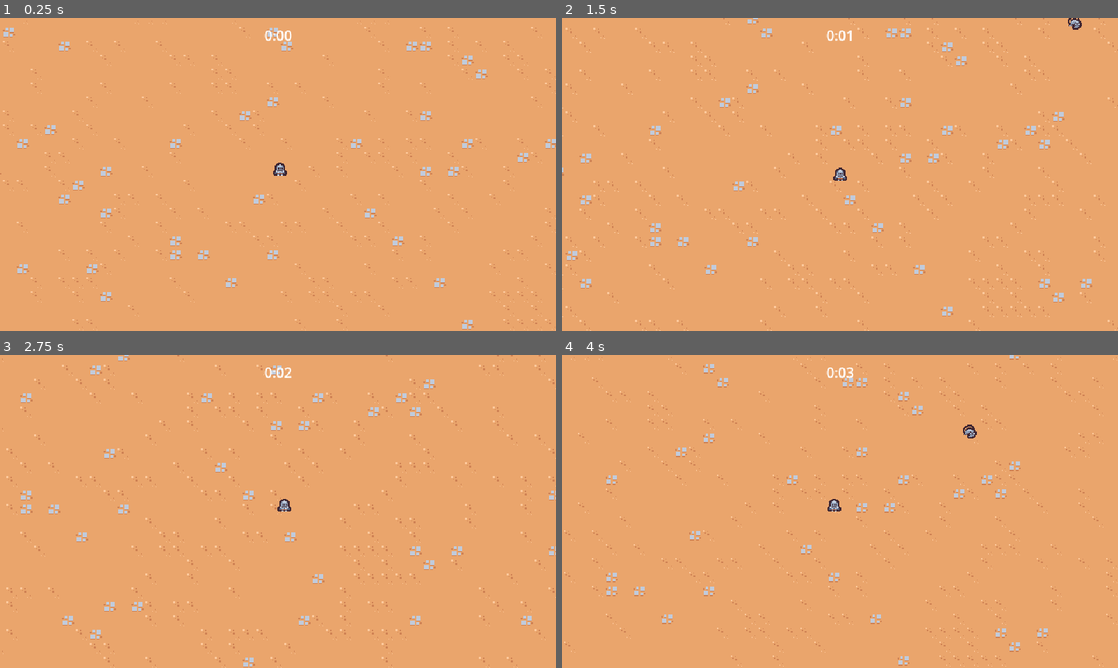
Above: before the commit, frames 1-4 (two rows, left to right).
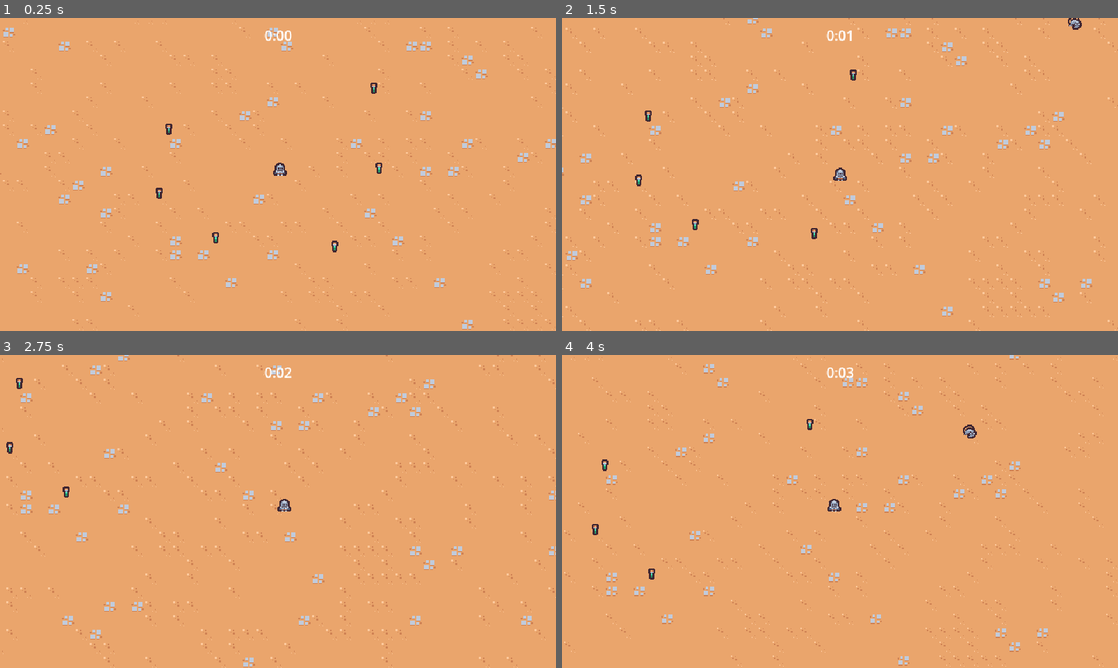
Above: after the commit, the same moments.

Repository: dsxksss/2d_survivors_game
Game: Godot game, scene res://scenes/main/main.tscn
Same seed, same stepped clock (60 frames per second), same inputs: the game is played once before the commit and once after it.
Inputs:
- Up to frame 1 (0.25 s): no input
- Up to frame 2 (1.5 s): hold D (move_right) 0.53-1.28 s; hold S (move_down) from 1.28 s (still down)
- Up to frame 3 (2.75 s): release S (move_down) at 2.03 s; hold D (move_right) from 2.03 s (still down)
- Up to frame 4 (4 s): release D (move_right) at 2.78 s; hold W (move_up) 2.78-3.53 s; hold A (move_left) from 3.53 s (still down)

The runs differ from the first frame. In frame 1, 0.2% of the frame differs, in the area x 28-69%, y 20-75%; in frame 2, 0.2%; in frame 3, 0.1%; in frame 4, 0.1%.

Commit message:
修改项目结构 添加经验药瓶场景

Diff:
--- a/project.godot
+++ b/project.godot
@@ -56,6 +56,7 @@
 2d_render/layer_2="Player"
 2d_render/layer_3="Enemy"
 2d_render/layer_4="EnemyCollision"
+2d_render/layer_5="PlayerPacks"
 
 [rendering]
 
--- a/scenes/ability/sword_ability_controller/sword_ability_controller.tscn
+++ /dev/null
@@ -1,11 +0,0 @@
-[gd_scene load_steps=3 format=3 uid="uid://du541alhheet6"]
-
-[ext_resource type="Script" path="res://scenes/ability/sword_ability_controller/Sword_ability_controller.gd" id="1_d6k1u"]
-[ext_resource type="PackedScene" uid="uid://b2f5c87rc6fml" path="res://scenes/ability/sword_ability/sword_ability.tscn" id="2_6aaan"]
-
-[node name="Sword_ability_controller" type="Node"]
-script = ExtResource("1_d6k1u")
-sword_ability = ExtResource("2_6aaan")
-
-[node name="Timer" type="Timer" parent="."]
-autostart = true
--- a/scenes/game_camera/game_camera.tscn
+++ /dev/null
@@ -1,6 +0,0 @@
-[gd_scene load_steps=2 format=3 uid="uid://y4r7rypokiv2"]
-
-[ext_resource type="Script" path="res://scenes/game_camera/game_camera.gd" id="1_ewl2c"]
-
-[node name="GameCamera" type="Camera2D"]
-script = ExtResource("1_ewl2c")
--- a/scenes/main/main.tscn
+++ b/scenes/main/main.tscn
@@ -1,11 +1,12 @@
-[gd_scene load_steps=7 format=3 uid="uid://5pg11hyyhkp8"]
+[gd_scene load_steps=8 format=3 uid="uid://2jf8jy0e6hiv"]
 
 [ext_resource type="TileSet" uid="uid://c8nntdqurgr76" path="res://resources/tileset.tres" id="1_3xden"]
-[ext_resource type="PackedScene" uid="uid://eufgj6i2hhyj" path="res://scenes/manager/enemy_manager.tscn" id="1_8x44o"]
-[ext_resource type="PackedScene" uid="uid://y4r7rypokiv2" path="res://scenes/game_camera/game_camera.tscn" id="1_f8p8c"]
-[ext_resource type="PackedScene" uid="uid://bwqgw4diqg5wb" path="res://scenes/player/player.tscn" id="1_g6k1y"]
+[ext_resource type="PackedScene" path="res://scenes/manager/enemy_manager.tscn" id="1_8x44o"]
+[ext_resource type="PackedScene" path="res://scenes/world_objects/game_camera/game_camera.tscn" id="1_f8p8c"]
+[ext_resource type="PackedScene" uid="uid://26koiy148bea" path="res://scenes/world_objects/player/player.tscn" id="1_g6k1y"]
 [ext_resource type="PackedScene" uid="uid://ycrw38mfkcdc" path="res://scenes/ui/arena_time_ui.tscn" id="1_ju70t"]
 [ext_resource type="PackedScene" uid="uid://bto1t1cy4lvye" path="res://scenes/manager/arena_time_manager.tscn" id="2_1w2os"]
+[ext_resource type="PackedScene" uid="uid://mx34fyqal4h2" path="res://scenes/world_objects/player_packs/experience/experience_vial.tscn" id="7_5ebwg"]
 
 [node name="Main" type="Node"]
 
@@ -25,3 +26,21 @@
 
 [node name="Player" parent="." instance=ExtResource("1_g6k1y")]
 position = Vector2(336, 189)
+
+[node name="ExperienceVial" parent="." instance=ExtResource("7_5ebwg")]
+position = Vector2(208, 135)
+
+[node name="ExperienceVial2" parent="." instance=ExtResource("7_5ebwg")]
+position = Vector2(197, 209)
+
+[node name="ExperienceVial3" parent="." instance=ExtResource("7_5ebwg")]
+position = Vector2(262, 260)
+
+[node name="ExperienceVial4" parent="." instance=ExtResource("7_5ebwg")]
+position = Vector2(399, 270)
+
+[node name="ExperienceVial5" parent="." instance=ExtResource("7_5ebwg")]
+position = Vector2(444, 88)
+
+[node name="ExperienceVial6" parent="." instance=ExtResource("7_5ebwg")]
+position = Vector2(450, 180)
--- a/scenes/manager/enemy_manager.tscn
+++ b/scenes/manager/enemy_manager.tscn
@@ -1,7 +1,7 @@
-[gd_scene load_steps=3 format=3 uid="uid://eufgj6i2hhyj"]
+[gd_scene load_steps=3 format=3]
 
 [ext_resource type="Script" path="res://scenes/manager/enemy_manager.gd" id="1_lbvdu"]
-[ext_resource type="PackedScene" uid="uid://do7ga4qcfodaj" path="res://scenes/basic_enemy/basic_enemy.tscn" id="2_qdleu"]
+[ext_resource type="PackedScene" path="res://scenes/world_objects/basic_enemy/basic_enemy.tscn" id="2_qdleu"]
 
 [node name="EnemyManager" type="Node"]
 script = ExtResource("1_lbvdu")
--- a/scenes/player/player.tscn
+++ /dev/null
@@ -1,25 +0,0 @@
-[gd_scene load_steps=5 format=3 uid="uid://bwqgw4diqg5wb"]
-
-[ext_resource type="Script" path="res://scenes/player/player.gd" id="1_q8u5i"]
-[ext_resource type="Texture2D" uid="uid://dng1v6ewdpv6s" path="res://scenes/player/player.png" id="2_mo48k"]
-[ext_resource type="PackedScene" uid="uid://du541alhheet6" path="res://scenes/ability/sword_ability_controller/sword_ability_controller.tscn" id="2_uy0eo"]
-
-[sub_resource type="CircleShape2D" id="CircleShape2D_6wpu3"]
-radius = 5.0
-
-[node name="Player" type="CharacterBody2D" groups=["player"]]
-collision_layer = 0
-motion_mode = 1
-script = ExtResource("1_q8u5i")
-
-[node name="AbilityManager" type="Node" parent="."]
-
-[node name="Sword_ability_controller" parent="AbilityManager" instance=ExtResource("2_uy0eo")]
-
-[node name="Sprite2D" type="Sprite2D" parent="."]
-texture = ExtResource("2_mo48k")
-offset = Vector2(0, -8)
-
-[node name="CollisionShape2D" type="CollisionShape2D" parent="."]
-position = Vector2(0, -5)
-shape = SubResource("CircleShape2D_6wpu3")
--- a/scenes/basic_enemy/basic_enemy.gd
+++ b/scenes/world_objects/basic_enemy/basic_enemy.gd
@@ -5,7 +5,7 @@
 
 # Called when the node enters the scene tree for the first time.
 func _ready() -> void:
-	# 单物体被接触时触发
+	# 当物体被接触时触发
 	$Area2D.area_entered.connect(on_area_entered)
 
 # Called every frame. 'delta' is the elapsed time since the previous frame.
--- a/scenes/basic_enemy/basic_enemy.tscn
+++ b/scenes/world_objects/basic_enemy/basic_enemy.tscn
@@ -1,7 +1,7 @@
-[gd_scene load_steps=5 format=3 uid="uid://do7ga4qcfodaj"]
+[gd_scene load_steps=5 format=3]
 
-[ext_resource type="Script" path="res://scenes/basic_enemy/basic_enemy.gd" id="1_3lmka"]
-[ext_resource type="Texture2D" uid="uid://cqlgmay72ut5o" path="res://scenes/basic_enemy/basic_enemy.png" id="1_b4xjq"]
+[ext_resource type="Script" path="res://scenes/world_objects/basic_enemy/basic_enemy.gd" id="1_3lmka"]
+[ext_resource type="Texture2D" uid="uid://cqlgmay72ut5o" path="res://scenes/world_objects/basic_enemy/basic_enemy.png" id="1_b4xjq"]
 
 [sub_resource type="CircleShape2D" id="CircleShape2D_561w6"]
 radius = 12.0
--- /dev/null
+++ b/scenes/world_objects/game_camera/game_camera.tscn
@@ -0,0 +1,6 @@
+[gd_scene load_steps=2 format=3]
+
+[ext_resource type="Script" path="res://scenes/world_objects/game_camera/game_camera.gd" id="1_ewl2c"]
+
+[node name="GameCamera" type="Camera2D"]
+script = ExtResource("1_ewl2c")
--- a/scenes/ability/sword_ability/sword_ability.tscn
+++ b/scenes/world_objects/player/ability/sword_ability/sword_ability.tscn
@@ -1,6 +1,6 @@
-[gd_scene load_steps=6 format=3 uid="uid://b2f5c87rc6fml"]
+[gd_scene load_steps=6 format=3]
 
-[ext_resource type="Texture2D" uid="uid://dorxkk6k8fips" path="res://scenes/ability/sword_ability/sword.png" id="1_8crbj"]
+[ext_resource type="Texture2D" uid="uid://dorxkk6k8fips" path="res://scenes/world_objects/player/ability/sword_ability/sword.png" id="1_8crbj"]
 
 [sub_resource type="Animation" id="Animation_mmnq3"]
 length = 0.001
--- /dev/null
+++ b/scenes/world_objects/player/ability/sword_ability_controller/sword_ability_controller.tscn
@@ -0,0 +1,11 @@
+[gd_scene load_steps=3 format=3]
+
+[ext_resource type="Script" path="res://scenes/world_objects/player/ability/sword_ability_controller/Sword_ability_controller.gd" id="1_d6k1u"]
+[ext_resource type="PackedScene" path="res://scenes/world_objects/player/ability/sword_ability/sword_ability.tscn" id="2_6aaan"]
+
+[node name="Sword_ability_controller" type="Node"]
+script = ExtResource("1_d6k1u")
+sword_ability = ExtResource("2_6aaan")
+
+[node name="Timer" type="Timer" parent="."]
+autostart = true
--- /dev/null
+++ b/scenes/world_objects/player/player.tscn
@@ -0,0 +1,36 @@
+[gd_scene load_steps=6 format=3 uid="uid://26koiy148bea"]
+
+[ext_resource type="Script" path="res://scenes/world_objects/player/player.gd" id="1_mnu8h"]
+[ext_resource type="PackedScene" path="res://scenes/world_objects/player/ability/sword_ability_controller/sword_ability_controller.tscn" id="2_ch5ye"]
+[ext_resource type="Texture2D" uid="uid://dng1v6ewdpv6s" path="res://scenes/world_objects/player/player.png" id="3_1gk0b"]
+
+[sub_resource type="CircleShape2D" id="CircleShape2D_lct66"]
+radius = 25.0
+
+[sub_resource type="CircleShape2D" id="CircleShape2D_6wpu3"]
+radius = 5.0
+
+[node name="Player" type="CharacterBody2D" groups=["player"]]
+collision_layer = 0
+motion_mode = 1
+script = ExtResource("1_mnu8h")
+
+[node name="AbilityManager" type="Node" parent="."]
+
+[node name="Sword_ability_controller" parent="AbilityManager" instance=ExtResource("2_ch5ye")]
+
+[node name="Area2D" type="Area2D" parent="."]
+position = Vector2(0, -5)
+collision_layer = 16
+collision_mask = 0
+
+[node name="CollisionShape2D" type="CollisionShape2D" parent="Area2D"]
+shape = SubResource("CircleShape2D_lct66")
+
+[node name="Sprite2D" type="Sprite2D" parent="."]
+texture = ExtResource("3_1gk0b")
+offset = Vector2(0, -8)
+
+[node name="CollisionShape2D" type="CollisionShape2D" parent="."]
+position = Vector2(0, -5)
+shape = SubResource("CircleShape2D_6wpu3")
--- /dev/null
+++ b/scenes/world_objects/player_packs/experience/experience_vial.gd
@@ -0,0 +1,7 @@
+extends Node2D
+
+func _ready() -> void:
+	$Area2D.area_entered.connect(on_area_entered)
+
+func on_area_entered(other_area:Area2D):
+	queue_free()
--- /dev/null
+++ b/scenes/world_objects/player_packs/experience/experience_vial.tscn
@@ -0,0 +1,20 @@
+[gd_scene load_steps=4 format=3 uid="uid://mx34fyqal4h2"]
+
+[ext_resource type="Texture2D" uid="uid://bjyo6cqfvec6x" path="res://scenes/world_objects/player_packs/experience/experience_vial.png" id="1_erjsw"]
+[ext_resource type="Script" path="res://scenes/world_objects/player_packs/experience/experience_vial.gd" id="1_v412e"]
+
+[sub_resource type="CircleShape2D" id="CircleShape2D_q6a1f"]
+radius = 20.0
+
+[node name="ExperienceVial" type="Node2D"]
+script = ExtResource("1_v412e")
+
+[node name="Area2D" type="Area2D" parent="."]
+collision_layer = 0
+collision_mask = 16
+
+[node name="CollisionShape2D" type="CollisionShape2D" parent="Area2D"]
+shape = SubResource("CircleShape2D_q6a1f")
+
+[node name="Sprite2D" type="Sprite2D" parent="."]
+texture = ExtResource("1_erjsw")
Renamed: scenes/basic_enemy/basic_enemy.png -> scenes/world_objects/basic_enemy/basic_enemy.png
Not shown, changed: scenes/world_objects/basic_enemy/basic_enemy.png.import
Renamed: scenes/game_camera/game_camera.gd -> scenes/world_objects/game_camera/game_camera.gd
Renamed: scenes/ability/sword_ability/sword.png -> scenes/world_objects/player/ability/sword_ability/sword.png
Not shown, changed: scenes/world_objects/player/ability/sword_ability/sword.png.import
Renamed: scenes/ability/sword_ability_controller/Sword_ability_controller.gd -> scenes/world_objects/player/ability/sword_ability_controller/Sword_ability_controller.gd
Renamed: scenes/player/player.gd -> scenes/world_objects/player/player.gd
Renamed: scenes/player/player.png -> scenes/world_objects/player/player.png
Not shown, changed: scenes/world_objects/player/player.png.import
Renamed: Tiles/tile_0126.png -> scenes/world_objects/player_packs/experience/experience_vial.png
Not shown, changed: scenes/world_objects/player_packs/experience/experience_vial.png.import
